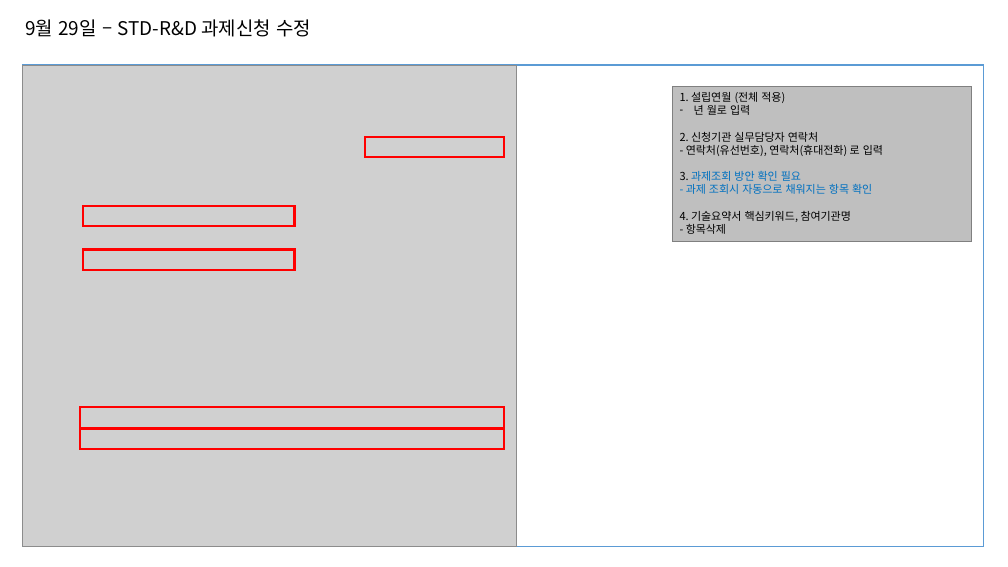
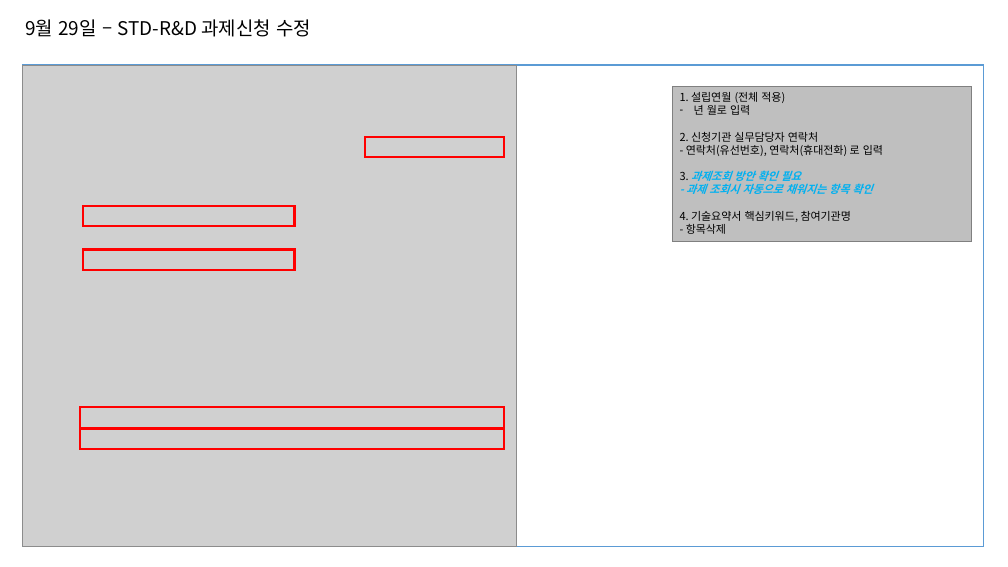
Before and after one commit to box3101/Association, a slide deck: slide 6 of 20220930_133718_임자혁_(jhim@ispark.kr)_표준협회_수정사항/20220930_사이트수정사항_v1.0.pptx (slide 5 before the commit). Drawn at 1008x567 pixels with LibreOffice and Linux fonts; fonts in the diff are those of the drawing; grey boxes stand for pictures. Boxes give left, top, right and bottom in pixels: in the first picture for what was removed or moved away, otherwise in the second. Text is boxed around its words. In the diff, an @@ line names an element or a change of style, - is before the commit and + after.

```diff
--- a/20220930_133718_임자혁_(jhim@ispark.kr)_표준협회_수정사항/20220930_사이트수정사항_v1.0.pptx
+++ b/20220930_133718_임자혁_(jhim@ispark.kr)_표준협회_수정사항/20220930_사이트수정사항_v1.0.pptx
@@ text in rectangle at [680,170,872,194]: text colour #0070C0 to #00B0F0, bold on, italic on in "과제조회 방안 확인 필요", "- 과제 조회시 자동으로 채워지는 항목 확인" @@
```
Also in this commit, not shown: 4 other slides changed, 1 slide added, 15 slides removed, 11 other files.
